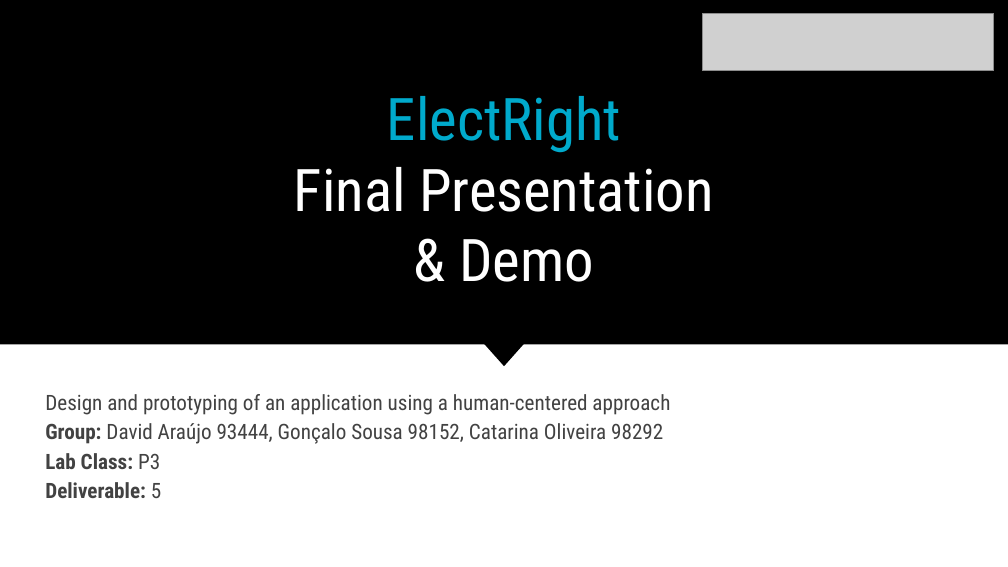
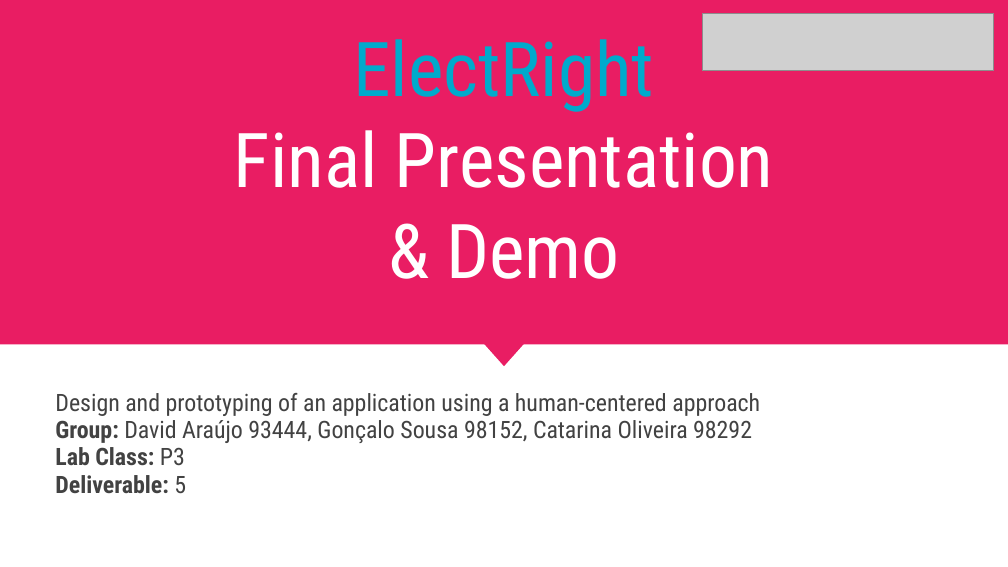
Before and after one commit to DavidAraujo98/ElectRight, a slide deck: slide 1 of documentation/IHC_Final_Presentation.pptx. Drawn at 1008x567 pixels with LibreOffice and Linux fonts; fonts in the diff are those of the drawing; grey boxes stand for pictures. Boxes give left, top, right and bottom in pixels: in the first picture for what was removed or moved away, otherwise in the second. Text is boxed around its words. In the diff, an @@ line names an element or a change of style, - is before the commit and + after.

```diff
--- a/documentation/IHC_Final_Presentation.pptx
+++ b/documentation/IHC_Final_Presentation.pptx
@@ rectangle at (x1=0, y1=0, x2=1008, y2=345): fill #000000 to #E91D63 @@
@@ title "ElectRight" at (x1=234, y1=39, x2=774, y2=279): size 42 to 54 pt @@
@@ triangle at (x1=466, y1=324, x2=542, y2=366): fill #000000 to #E91D63 @@
@@ subtitle "Design and prototyping of an ..." at (x1=55, y1=393, x2=760, y2=494): size 15.1 to 17.1 pt; line spacing 1.15 to 0.95 @@
```
Also in this commit, not shown: 22 other slides changed, 10 slides added, 2 slides removed, 20 other files.
